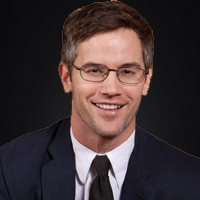
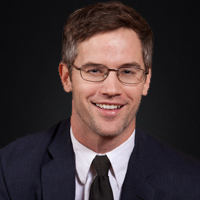
Layered file, before and after one edit (w=200, h=200). Changes by layer:
painted on "Background copy" over [0, 0, 200, 160]
